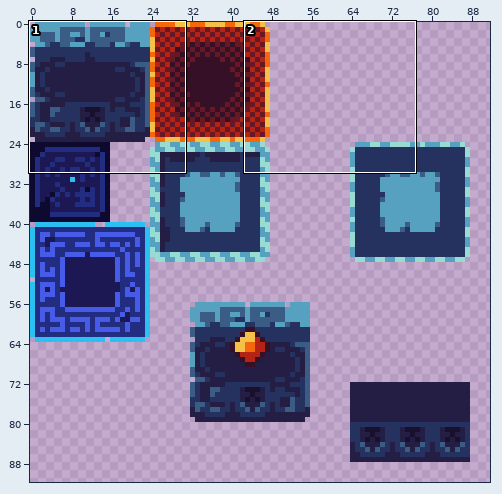
Two states of a pixel-art file, assets/sprites/environment/tilemaps/aseprite/slambox_tilemap.aseprite. The first picture is a wide view before the edit; the outline marks the close-up.
Close-up. Old version:
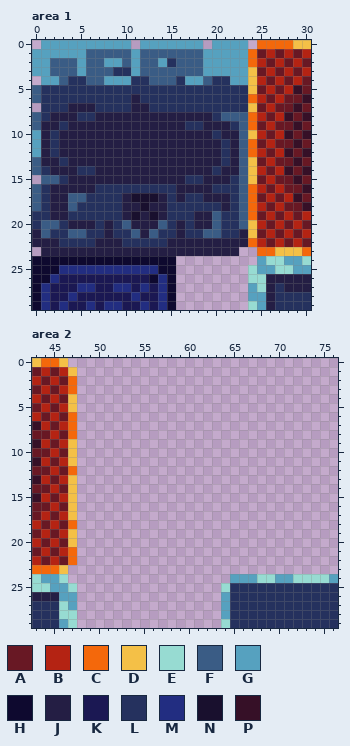
104x111 pixels, 1 frame. Shown: area 1: x 0..30, y 0..29; area 2: x 43..76, y 0..29. The wide view leaves out empty margins.
Visible layers, top first: "Layer 2", "Layer 1".
Palette (. is transparent): A #681824  B #b42313  C #f4680b  D #f4c047  E #97dbd2  F #3a5c85  G #56a1bf  H #0e092f  J #241e44  K #1b1853  L #25315e  M #222d81  N #19102e  P #361027
Pixels before, area 1, first column x 0:
 0 .GGGGGGGGGG.GGGGGGG.GGGG.CCCCDD
 1 GGGGGGFFFFFGFFFFFFFGGGGGCABABAB
 2 GGFFFGFFGGFGFFGLFFFGGGGGCBABABA
 3 GGFFFGFFFLLGFFFFFFFGGGGGDABABAB
 4 .GGFLLFFGGGLLFFFLGGFLLGGDBABABA
 5 FLLLLLLLLLLLLLLLLLLLLLLLDABABPA
 6 FLLLLLLLLLLJLLLLLLLLLLLLCBABAAP
 7 .LLLJJJLLLLJJLLLLLLLLLLLDABAAPA
 8 FLJJJLLJJJJJJJJJJJJJLFFFCBABPAP
 9 FJJLJJJJJJJJJJJJJLLJJJLFCABAAPA
10 GJLJJJJJJJJJJJJJJJJJLJJFDBABPAP
11 GJLJJJJJJJJJJJJJJJJJJLJFCABAAPA
12 GJLJJJJJJJJJJJJJJJJJJLJFCBABPAP
13 FJJLJJJJJJJJJJJJJJJJJLJFDABAAPA
14 FLJJJLLJJJJJJJJJJJJJLJJFDBABPAP
15 .FFLJJJJJJJJJJJJJLLJJJLFDABAAPA
16 FLJJJJJLLLLLLLLLJJJJLLLFCBABAAP
17 FLJJFFLLLLJNNNJLJLLJJJLFCABABPA
18 FLJJFLLLLLJJNJJLLLLLLJLFCBABAAP
19 LLJJLLLLLLJNJNJLLLJJFLLFCABABAB
20 LFFLJJJLJLFJJJFLJLJJFLLFDBABABA
21 JFLLFFLLJLLFJFLLJLLFFLLJDABABAB
22 JJJLLLLJJJLLLLLJJJJJJJJJCBABABA
23 .JJJJJJJJJJJJJJJJJJJJJJ..CCDDDC
24 HHHHHHHHHHHHHHHH.........GEEGGE
25 HHHMMMMMMMMMMMHH........EGGEEGG
26 HHMKKKKKKKKKKHMH........EEJJJJJ
27 HMKKKMMKKMMKMKMH........GEJLJJJ
28 HMKKMKKKKKKMKKMH........GGJLLLL
29 HMKMKKMKMMKKMKMH........EGJLLLL
Pixels before, area 2, first column x 43:
 0 DCCD..............................
 1 ABABD.............................
 2 BABAC.............................
 3 ABABC.............................
 4 BABAD.............................
 5 ABABD.............................
 6 BABAC.............................
 7 PBABC.............................
 8 AABAC.............................
 9 PBABD.............................
10 AABAD.............................
11 PBABD.............................
12 AABAC.............................
13 PBABD.............................
14 AABAD.............................
15 PBABD.............................
16 AABAD.............................
17 ABABD.............................
18 BABAC.............................
19 ABABD.............................
20 BABAD.............................
21 ABABC.............................
22 BABAC.............................
23 CCCD..............................
24 EGGE..................GGGEEGGEEEEG
25 EEGGE................ELLLLLLLLLLLL
26 JJJGG................GLLLLLLLLLLLL
27 LLLEG................GLLLLLLLLLLLL
28 LLLEE................GLLLLLLLLLLLL
29 LLLGE................ELLLLLLLLLLLL
Now the later version:
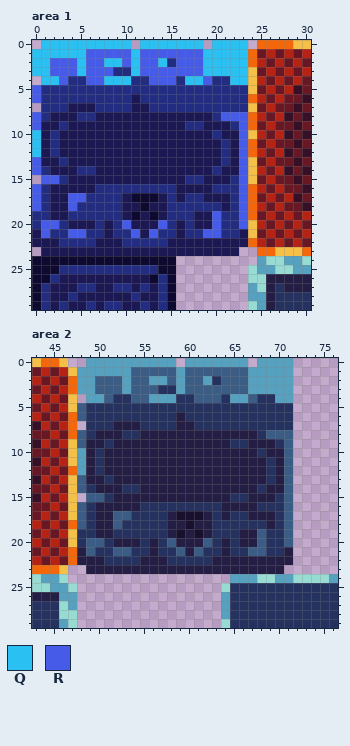
Colours new in this view: Q #2ac0f2  R #465be7
Diff:
Changed rows in their new state; - is an unchanged pixel.
Area 1, layer "Layer 1":
first column x 0:
 0 -QQQQQQQQQQ-QQQQQQQ-QQQQ
 1 QQQQQQRRRRRQRRRRRRRQQQQQ
 2 QQRRRQRRQQRQRRQMRRRQQQQQ
 3 QQRRRQRRRMMQRRRRRRRQQQQQ
 4 -QQRMMRRQQQMMRRRMQQRMMQQ
 5 RMMMMMMMMMMMMMMMMMMMMMMM
 6 RMMMMMMMMMMKMMMMMMMMMMMM
 7 -MMMKKKMMMMKKMMMMMMMMMMM
 8 RMKKKMMKKKKKKKKKKKKKMRRR
 9 RKKMKKKKKKKKKKKKKMMKKKMR
10 QKMKKKKKKKKKKKKKKKKKMKKR
11 QKMKKKKKKKKKKKKKKKKKKMKR
12 QKMKKKKKKKKKKKKKKKKKKMKR
13 RKKMKKKKKKKKKKKKKKKKKMKR
14 RMKKKMMKKKKKKKKKKKKKMKKR
15 -RRMKKKKKKKKKKKKKMMKKKMR
16 RMKKKKKMMMMMMMMMKKKKMMMR
17 RMKKRRMMMMKHHHKMKMMKKKMR
18 RMKKRMMMMMKKHKKMMMMMMKMR
19 MMKKMMMMMMKHKHKMMMKKRMMR
20 MRRMKKKMKMRKKKRMKMKKRMMR
21 KRMMRRMMKMMRKRMMKMMRRMMK
22 KKKMMMMKKKMMMMMKKKKKKKKK
23 -KKKKKKKKKKKKKKKKKKKKKK-
Area 2, layer "Layer 1":
first column x 48:
 0 -GGGGGGGGGG-GGGGGGG-GGGG
 1 GGGGGGFFFFFGFFFFFFFGGGGG
 2 GGFFFGFFGGFGFFGLFFFGGGGG
 3 GGFFFGFFFLLGFFFFFFFGGGGG
 4 -GGFLLFFGGGLLFFFLGGFLLGG
 5 FLLLLLLLLLLLLLLLLLLLLLLL
 6 FLLLLLLLLLLJLLLLLLLLLLLL
 7 -LLLJJJLLLLJJLLLLLLLLLLL
 8 FLJJJLLJJJJJJJJJJJJJLFFF
 9 FJJLJJJJJJJJJJJJJLLJJJLF
10 GJLJJJJJJJJJJJJJJJJJLJJF
11 GJLJJJJJJJJJJJJJJJJJJLJF
12 GJLJJJJJJJJJJJJJJJJJJLJF
13 FJJLJJJJJJJJJJJJJJJJJLJF
14 FLJJJLLJJJJJJJJJJJJJLJJF
15 -FFLJJJJJJJJJJJJJLLJJJLF
16 FLJJJJJLLLLLLLLLJJJJLLLF
17 FLJJFFLLLLJNNNJLJLLJJJLF
18 FLJJFLLLLLJJNJJLLLLLLJLF
19 LLJJLLLLLLJNJNJLLLJJFLLF
20 LFFLJJJLJLFJJJFLJLJJFLLF
21 JFLLFFLLJLLFJFLLJLLFFLLJ
22 JJJLLLLJJJLLLLLJJJJJJJJJ
23 -JJJJJJJJJJJJJJJJJJJJJJ-
